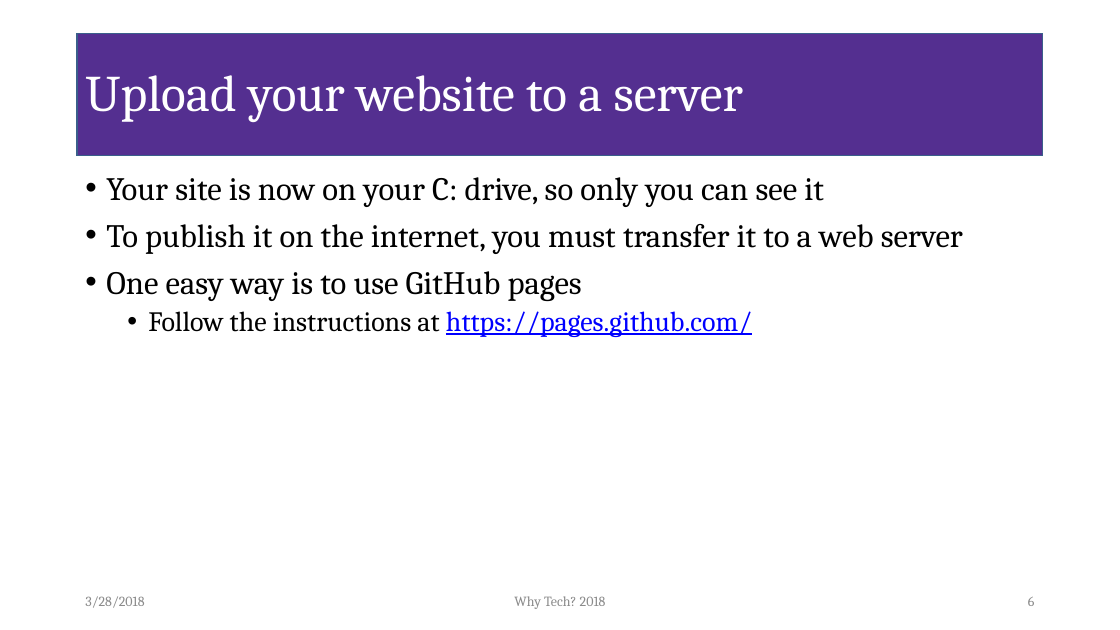
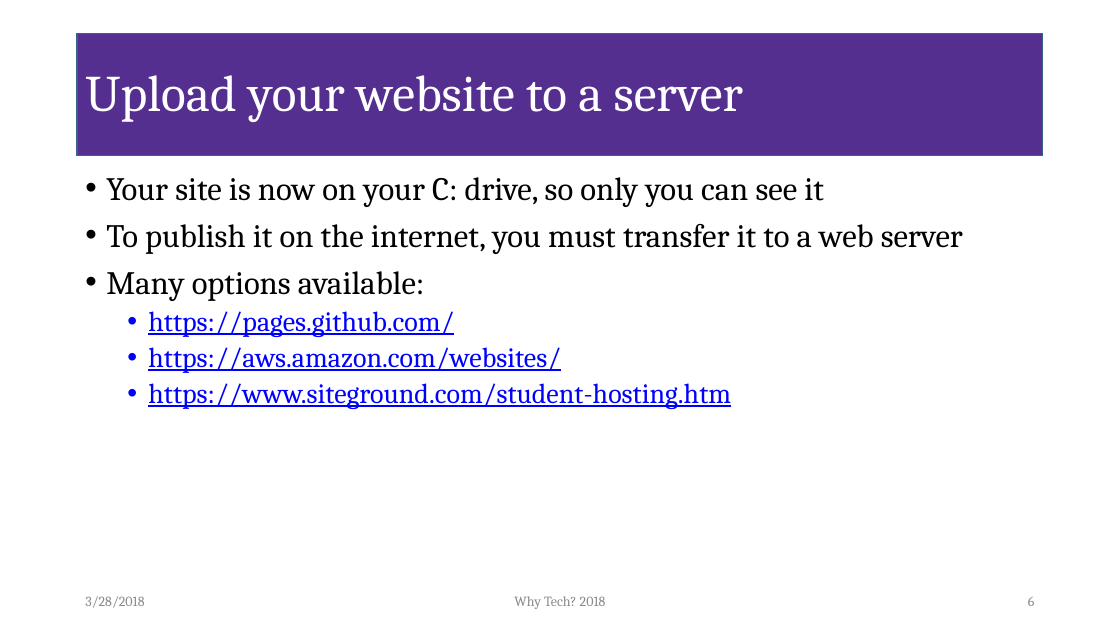
Before and after one commit to beingand/aFit-Website-files, a slide deck: slide 6 of afitWebWorkshop.pptx. Drawn at 1120x630 pixels with LibreOffice and Linux fonts; fonts in the diff are those of the drawing; background and template pictures are left out. Boxes give left, top, right and bottom in pixels: in the first picture for what was removed or moved away, otherwise in the second. Text is boxed around its words. In the diff, an @@ line names an element or a change of style, - is before the commit and + after.

```diff
--- a/afitWebWorkshop.pptx
+++ b/afitWebWorkshop.pptx
@@ text at bbox=[106, 271, 731, 409]: text changed; text colour #000000 to #0000FF @@
-• One easy way is to use GitHub pages
-  • Follow the instructions at https://pages.github.com/
+• Many options available:
+  • https://pages.github.com/
+  • https://aws.amazon.com/websites/
+  • https://www.siteground.com/student-hosting.htm
```
Also in this commit, not shown: 3 other slides changed.
